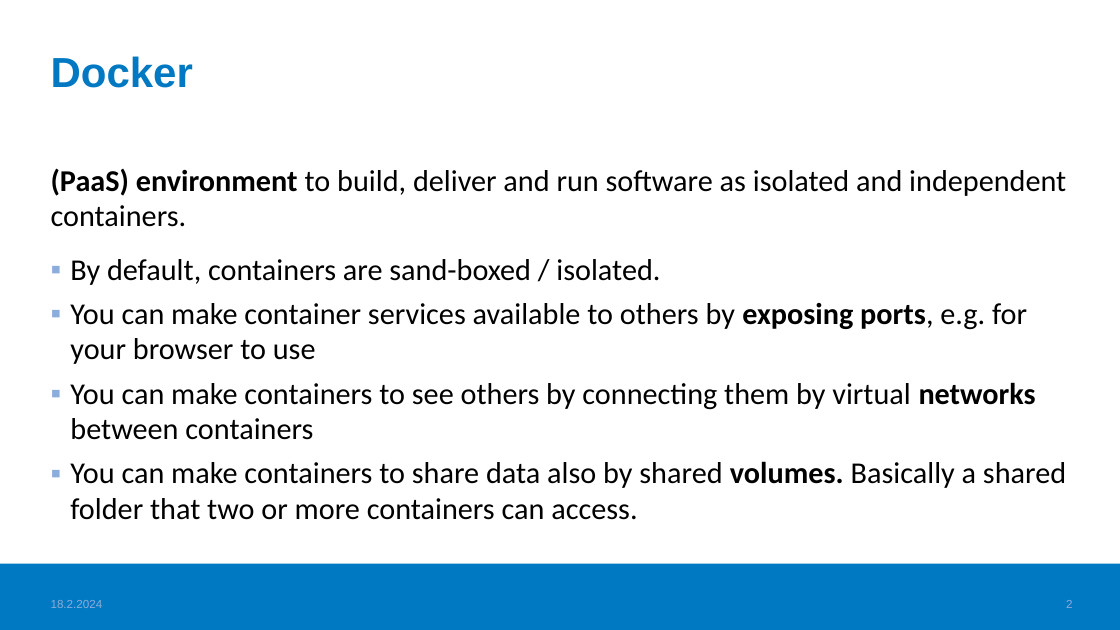
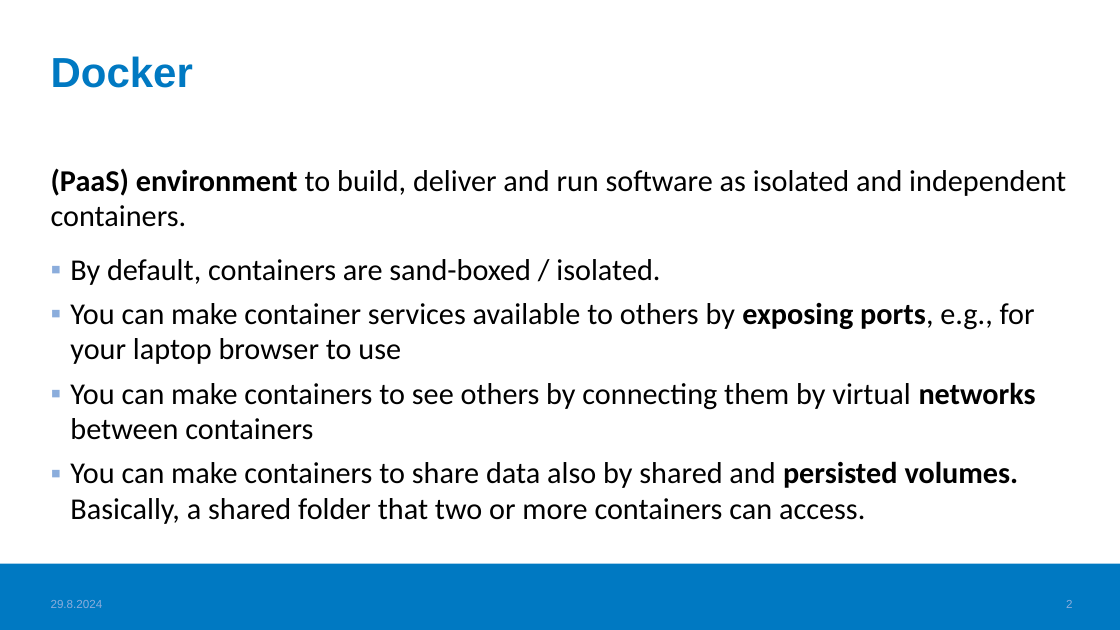
Before and after one commit to haagahelia/ohke-teknologiat, a slide deck: slide 2 of 01_docker/DockerConceptsAndVocabulary.pptx. Drawn at 1120x630 pixels with LibreOffice and Linux fonts; fonts in the diff are those of the drawing; background and template pictures are left out. Boxes give left, top, right and bottom in pixels: in the first picture for what was removed or moved away, otherwise in the second. Text is boxed around its words. In the diff, an @@ line names an element or a change of style, - is before the commit and + after.

Commit message:
Update and improve all Docker materials

```diff
--- a/01_docker/DockerConceptsAndVocabulary.pptx
+++ b/01_docker/DockerConceptsAndVocabulary.pptx
@@ text at <box>70,303,1035,364</box>: text changed @@
-▪ You can make container services available to others by exposing ports, e.g. for your browser to use
+▪ You can make container services available to others by exposing ports, e.g., for your laptop browser to use
@@ text at <box>70,461,1019,524</box>: text changed @@
-▪ You can make containers to share data also by shared volumes. Basically a shared folder that two or more containers can access.
+▪ You can make containers to share data also by shared and persisted volumes. Basically, a shared folder that two or more containers can access.
@@ text at <box>51,600,103,608</box>: text changed @@
-18.2.2024
+29.8.2024
```
Also in this commit, not shown: 18 other slides changed, 3 other files.
